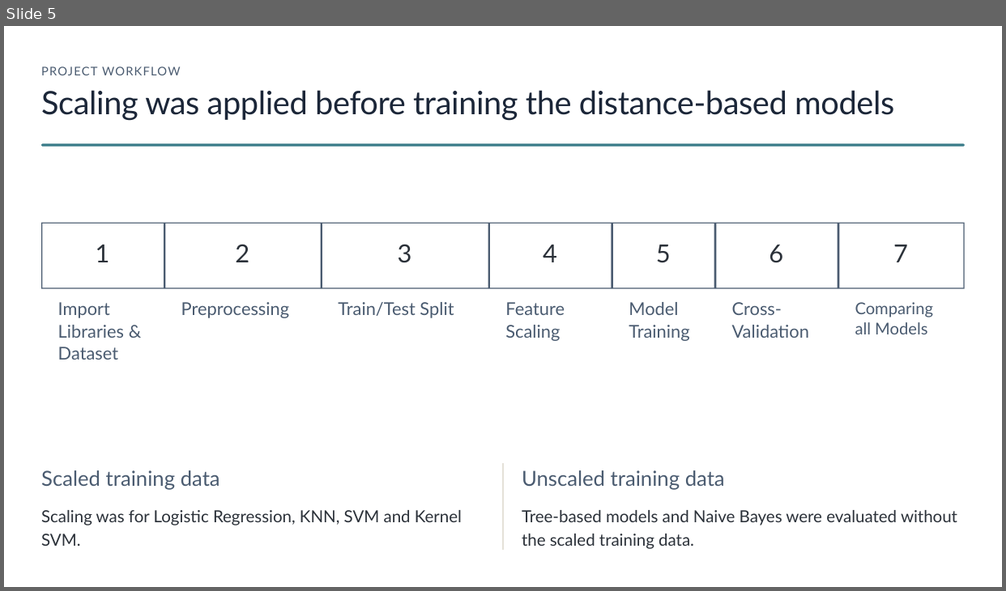
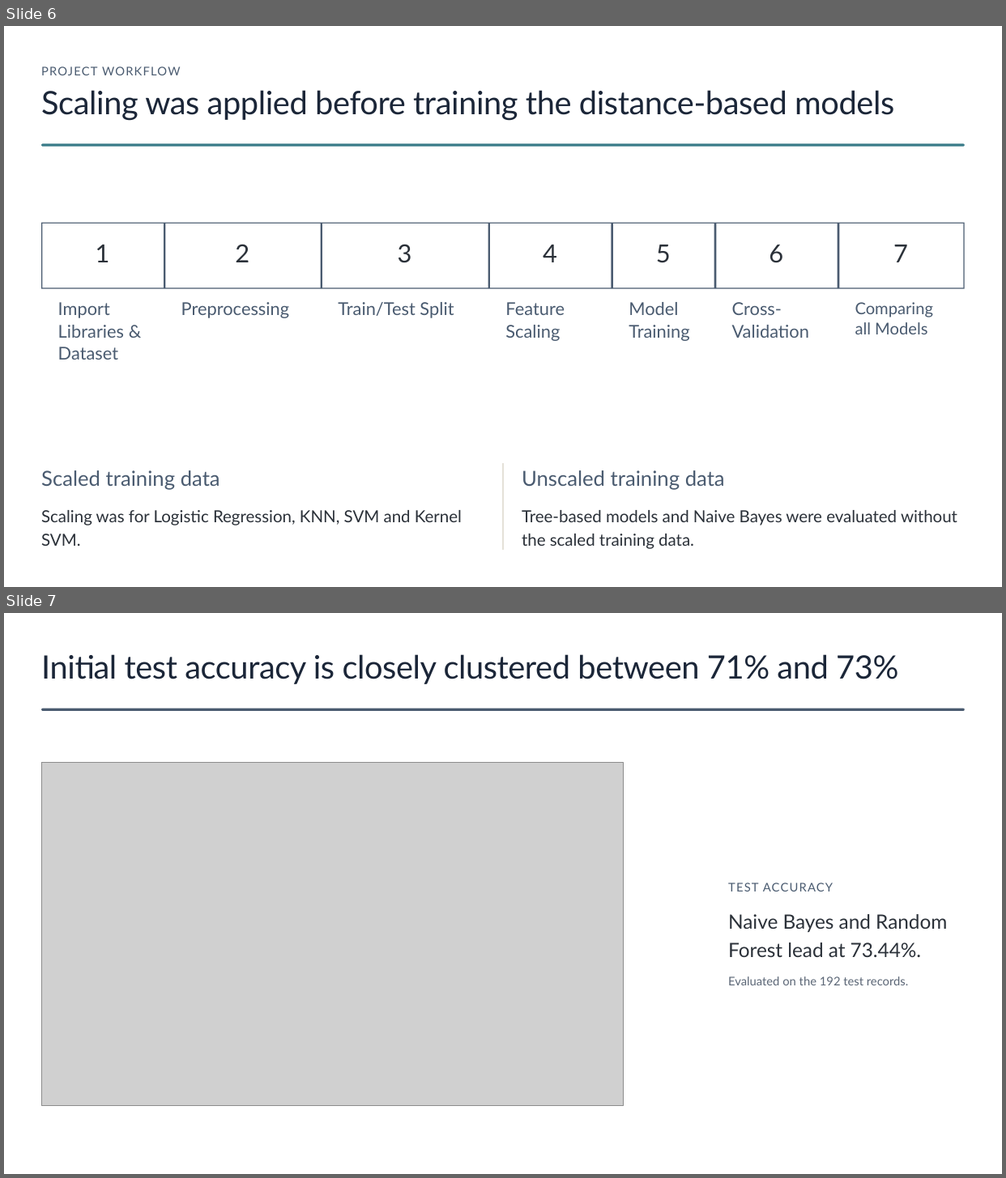
Before and after one commit to HazemWaelll/Diabetes-Prediction, a slide deck: Diabetes-Prediction.pptx. Shown one above the other, each under a label of ours: slide 5 before the commit, slides 6 and 7 after it. The pictures are 1006x591 and 1006x1178 pixels, drawn with LibreOffice and Linux fonts; fonts in the diff are those of the drawing; grey boxes stand for pictures; background and template pictures are left out. Boxes give left, top, right and bottom in pixels: in the first picture for what was removed or moved away, otherwise in the second. Text is boxed around its words. In the diff, an @@ line names an element or a change of style, - is before the commit and + after.

```diff
--- a/Diabetes-Prediction.pptx
+++ b/Diabetes-Prediction.pptx
@@ slide 7 added at box(4, 613, 1002, 1174), background #FFFFFF @@
@@ text added at box(41, 654, 898, 684), 31 pt, text #1B2638 @@
+Initial test accuracy is closely clustered between 71% and 73%
@@ rounded rectangle added at box(41, 708, 965, 710), fill #4A5B70 @@
@@ picture added at box(41, 763, 624, 1106) @@
@@ text added at box(728, 883, 833, 892), 11.5 pt, text #4A5B70 @@
+TEST ACCURACY
@@ text added at box(728, 914, 947, 957), 19 pt, text #2B3139 @@
+Naive Bayes and Random Forest lead at 73.44%.
@@ text added at box(728, 977, 908, 986), 11.5 pt, text #5B6676 @@
+Evaluated on the 192 test records.
@@ rectangle added at box(908, 1143, 995, 1169), fill #FFFFFF, outline #FFFFFF 1 pt @@
@@ what was slide 5 is now slide 6 @@
```
Also in this commit, not shown: 3 slides changed, 2 other slides added, 6 slides removed.
